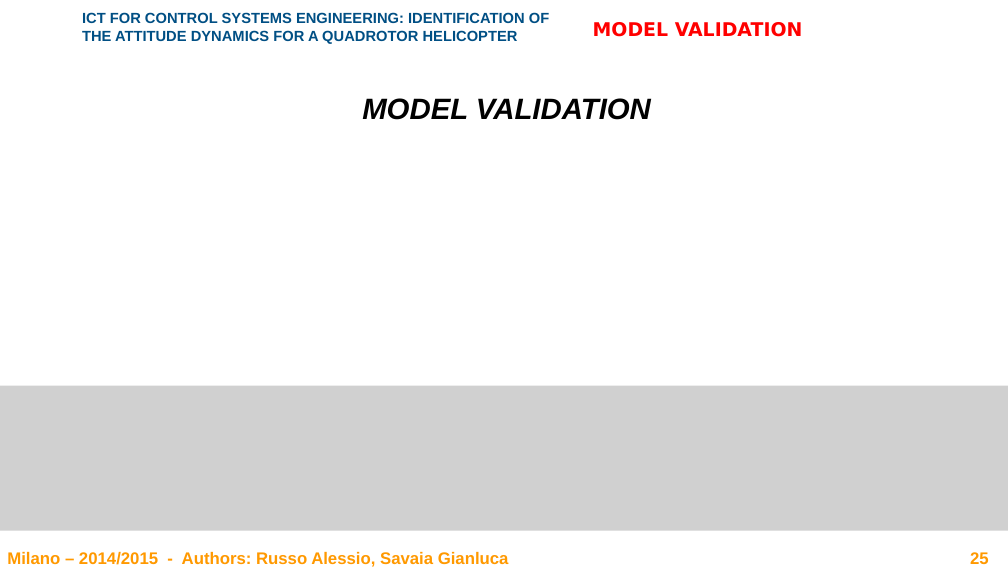
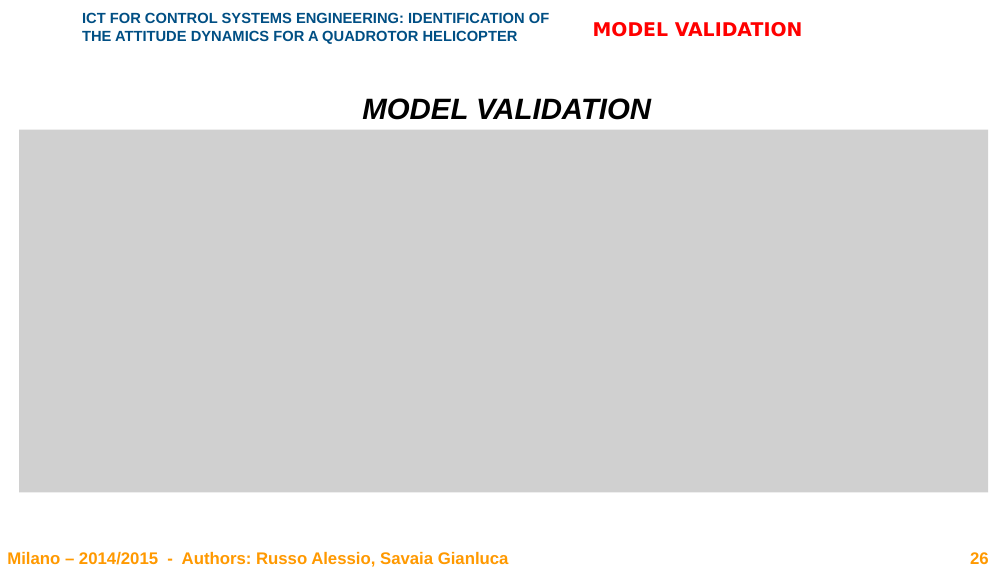
Before and after one commit to rssalessio/BlackBox-Quadrotor-Identification, a slide deck: slide 26 of report/Report.pptx (slide 25 before the commit). Drawn at 1008x567 pixels with LibreOffice and Linux fonts; fonts in the diff are those of the drawing; grey boxes stand for pictures; background and template pictures are left out. Boxes give left, top, right and bottom in pixels: in the first picture for what was removed or moved away, otherwise in the second. Text is boxed around its words. In the diff, an @@ line names an element or a change of style, - is before the commit and + after.

Commit message:
Update Report - Validation Chapter

```diff
--- a/report/Report.pptx
+++ b/report/Report.pptx
@@ text "MODEL VALIDATION" at (x1=362, y1=98, x2=651, y2=120): alignment left to centre @@
@@ picture resized from (x1=0, y1=386, x2=1008, y2=531) to (x1=19, y1=130, x2=988, y2=493) @@
```
Also in this commit, not shown: 8 slides added, 6 other files.
